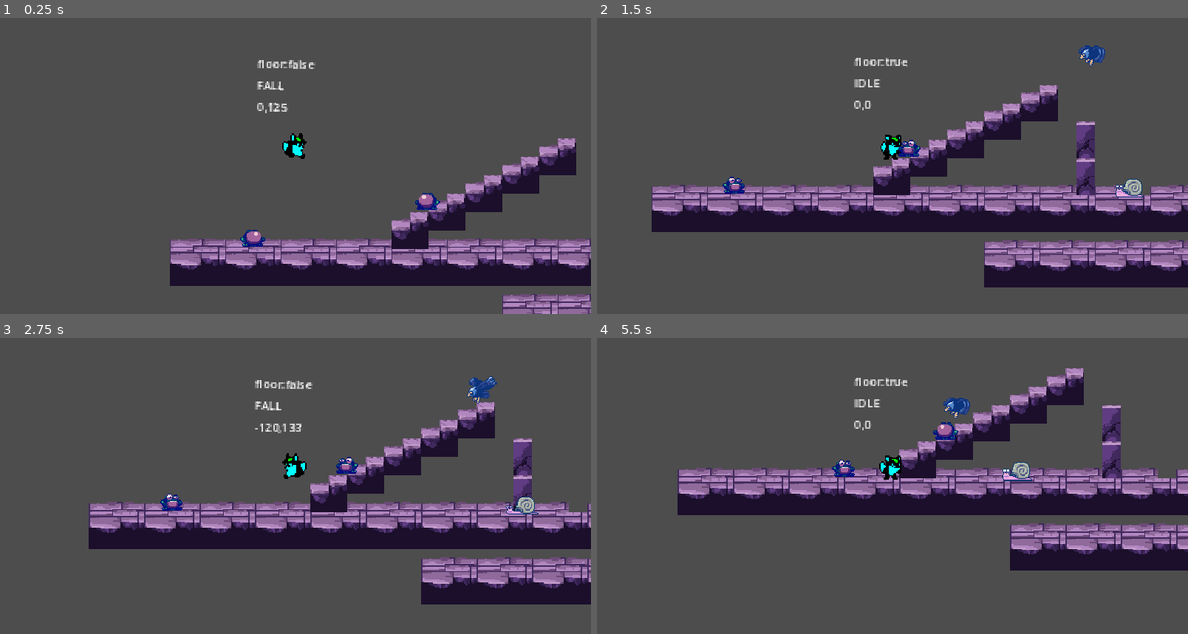
Above: before the commit, frames 1-4 (two rows, left to right).
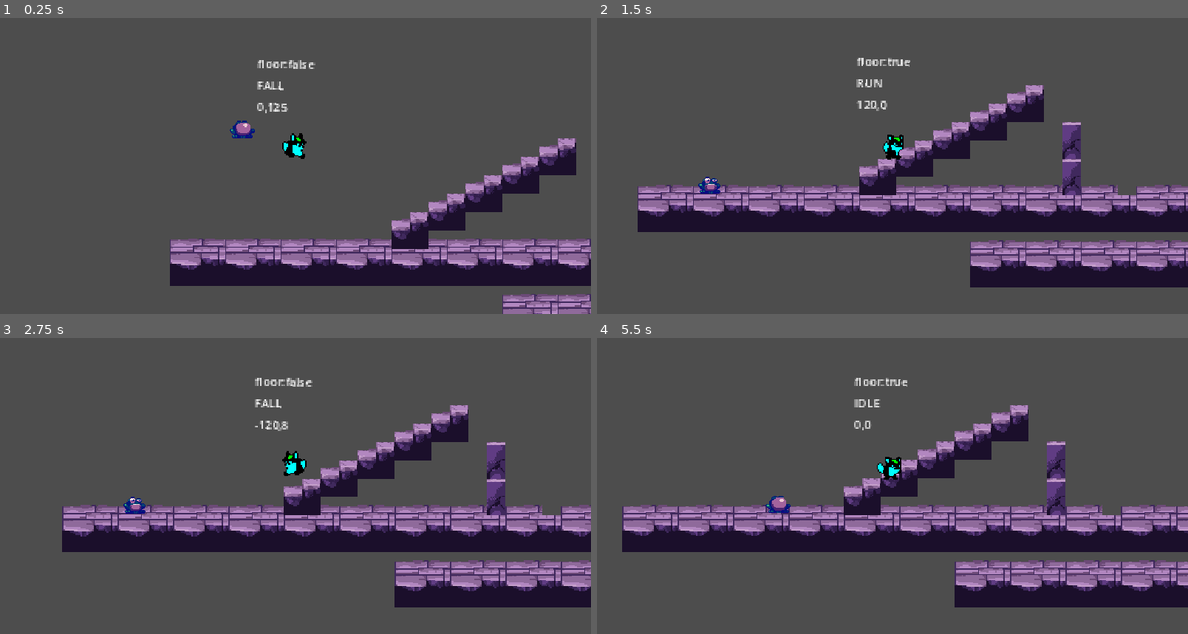
Above: after the commit, the same moments.

Repository: eugencic/PookieGame
Game: Godot game, scene res://level_base/level_base.tscn
Two runs of this game, one before a commit and one after it. Both use one fixed random seed, a clock stepped at 60 frames per second and the inputs below. The project has no main scene, so this scene is started directly.
Inputs:
- Up to frame 1 (0.25 s): no input
- Up to frame 2 (1.5 s): hold D (right) from 0.53 s (still down); tap Space (jump) at 0.77 s
- Up to frame 3 (2.75 s): tap Space (jump) at 1.52 s; release D (right) at 2.03 s; hold A (left) from 2.03 s (still down)
- Up to frame 4 (5.5 s): release A (left) at 2.78 s; hold D (right) 2.78-4.28 s; tap Space (jump) at 3.02, 3.77, 4.52 s; hold A (left) 4.28-5.03 s; hold D (right) from 5.03 s (still down)

The runs differ from the first frame. In frame 1, 0.5% of the frame differs, in the area x 38-75%, y 34-78%; in frame 2, 13%; in frame 3, 19%; in frame 4, 36%, in the area x 4-100%, y 10-92%.

Commit message:
edit layers

Diff:
--- a/enemies/enemy_base/enemy_base.tscn
+++ b/enemies/enemy_base/enemy_base.tscn
@@ -3,6 +3,7 @@
 [ext_resource type="Script" path="res://enemies/enemy_base/enemy_base.gd" id="1_xfsl0"]
 
 [node name="EnemyBase" type="CharacterBody2D"]
+collision_layer = 0
 script = ExtResource("1_xfsl0")
 
 [node name="VisibleOnScreenNotifier2D" type="VisibleOnScreenNotifier2D" parent="."]
--- a/enemies/frog/frog.tscn
+++ b/enemies/frog/frog.tscn
@@ -70,6 +70,7 @@
 size = Vector2(16, 14)
 
 [node name="Frog" instance=ExtResource("1_hwayf")]
+collision_layer = 0
 script = ExtResource("2_i4cw5")
 
 [node name="AnimatedSprite2D" parent="." index="1"]
--- a/enemies/snail/snail.tscn
+++ b/enemies/snail/snail.tscn
@@ -86,6 +86,7 @@
 size = Vector2(20, 16)
 
 [node name="Snail" instance=ExtResource("1_w2ooo")]
+collision_layer = 0
 script = ExtResource("2_tea3a")
 metadata/_edit_vertical_guides_ = [38.0]
 
--- a/level_base/level_base.tscn
+++ b/level_base/level_base.tscn
@@ -8,7 +8,6 @@
 [ext_resource type="Texture2D" uid="uid://gy6xg3r6jt08" path="res://assets/tiles/ChurchTileset.png" id="4_kkgir"]
 [ext_resource type="PackedScene" uid="uid://bfrut6uvfw7rj" path="res://enemies/snail/snail.tscn" id="6_ecb36"]
 [ext_resource type="PackedScene" uid="uid://bf123tyld22sd" path="res://enemies/frog/frog.tscn" id="8_r631y"]
-[ext_resource type="PackedScene" uid="uid://b8uohr4s8k63c" path="res://enemies/eagle/eagle.tscn" id="9_2cj3f"]
 
 [sub_resource type="TileSetAtlasSource" id="TileSetAtlasSource_s2vlm"]
 texture = ExtResource("1_rsl5b")
@@ -1013,6 +1012,7 @@
 
 [sub_resource type="TileSet" id="TileSet_c2cl8"]
 physics_layer_0/collision_layer = 1
+physics_layer_0/collision_mask = 0
 sources/0 = SubResource("TileSetAtlasSource_s2vlm")
 sources/1 = SubResource("TileSetAtlasSource_g4vbj")
 sources/3 = SubResource("TileSetAtlasSource_aarte")
@@ -1035,19 +1035,7 @@
 position = Vector2(90, 63)
 
 [node name="Snail" parent="." instance=ExtResource("6_ecb36")]
-position = Vector2(430, 128)
+position = Vector2(687, 130)
 
 [node name="Frog" parent="." instance=ExtResource("8_r631y")]
-position = Vector2(518, 152)
-
-[node name="Frog2" parent="." instance=ExtResource("8_r631y")]
-position = Vector2(205, 115)
-
-[node name="Frog3" parent="." instance=ExtResource("8_r631y")]
-position = Vector2(52, 155)
-
-[node name="Eagle" parent="." instance=ExtResource("9_2cj3f")]
-position = Vector2(388, 35)
-
-[node name="Eagle2" parent="." instance=ExtResource("9_2cj3f")]
-position = Vector2(471, -100)
+position = Vector2(43, 40)
--- a/player/player.tscn
+++ b/player/player.tscn
@@ -116,6 +116,7 @@
 }
 
 [node name="Player" type="CharacterBody2D" groups=["player"]]
+collision_layer = 0
 script = ExtResource("1_q2shb")
 
 [node name="Sprite2D" type="Sprite2D" parent="."]
--- a/project.godot
+++ b/project.godot
@@ -49,6 +49,10 @@
 ]
 }
 
+[layer_names]
+
+2d_physics/layer_1="platforms"
+
 [rendering]
 
 textures/canvas_textures/default_texture_filter=0
Not shown: 1 places in level_base/level_base.tscn that only renumber resources
